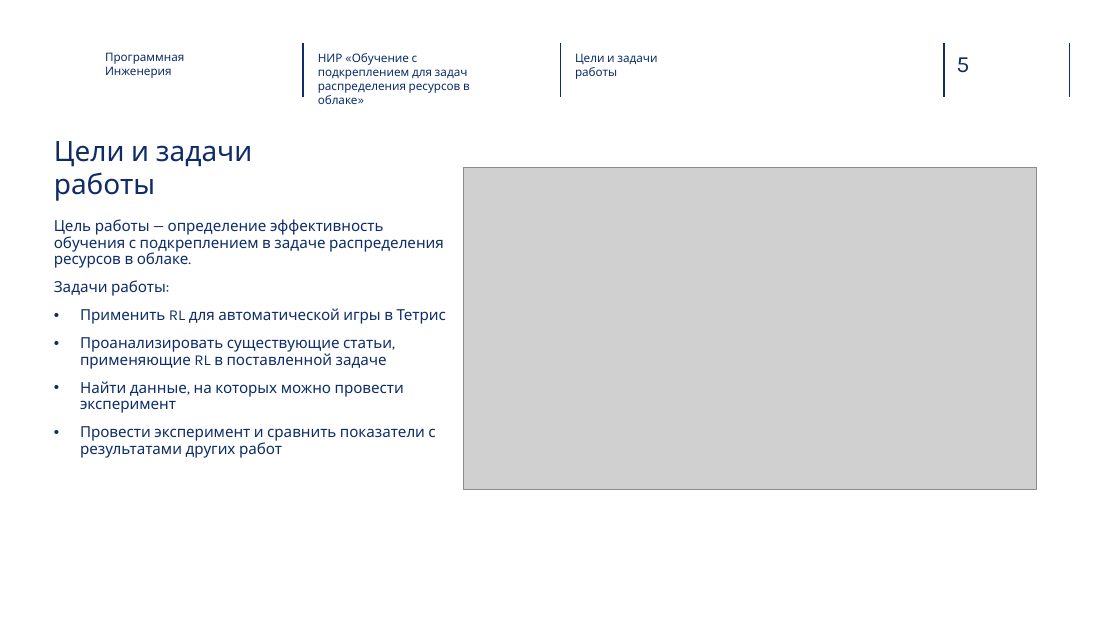
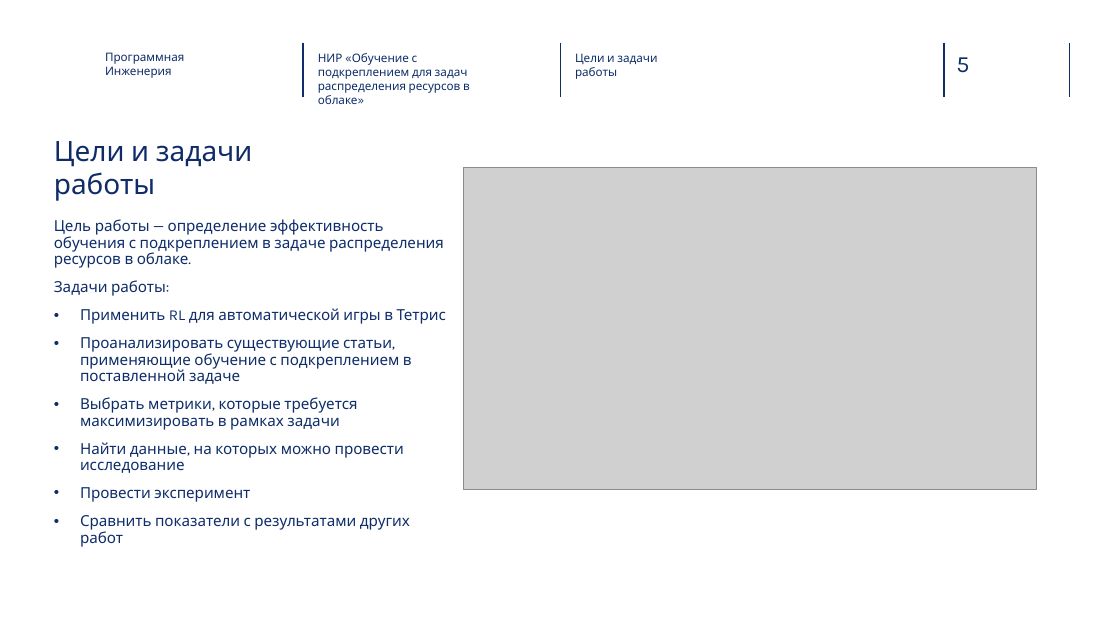
Before and after one commit to NikPeg/Reinforcement-learning-for-resource-allocation-tasks-in-the-cloud, a slide deck: slide 5 of Итоговая_презентация.pptx. Drawn at 1120x630 pixels with LibreOffice and Linux fonts; fonts in the diff are those of the drawing; grey boxes stand for pictures; background and template pictures are left out. Boxes give left, top, right and bottom in pixels: in the first picture for what was removed or moved away, otherwise in the second. Text is boxed around its words. In the diff, an @@ line names an element or a change of style, - is before the commit and + after.

```diff
--- a/Итоговая_презентация.pptx
+++ b/Итоговая_презентация.pptx
@@ text at (80, 337, 412, 547): text changed @@
-• Проанализировать существующие статьи, применяющие RL в поставленной задаче
-• Найти данные, на которых можно провести эксперимент
-• Провести эксперимент и сравнить показатели с результатами других работ
+• Проанализировать существующие статьи, применяющие обучение с подкреплением в поставленной задаче
+• Выбрать метрики, которые требуется максимизировать в рамках задачи
+• Найти данные, на которых можно провести исследование
+• Провести эксперимент
+• Сравнить показатели с результатами других работ
```
Also in this commit, not shown: 2 other slides changed.
